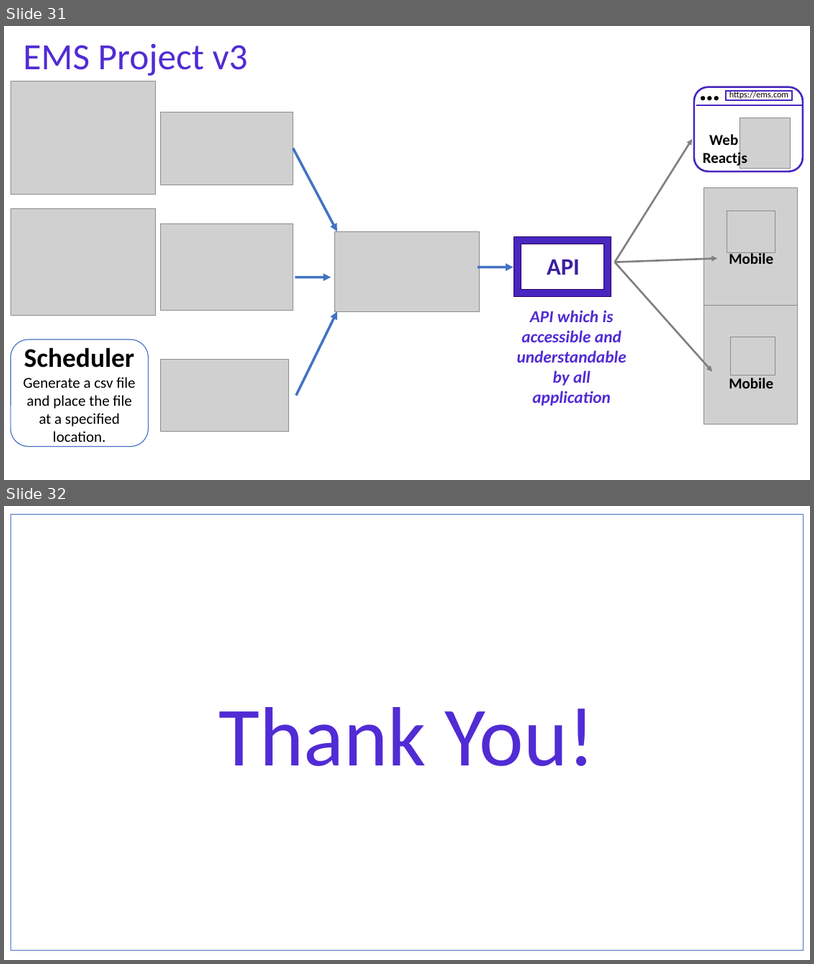
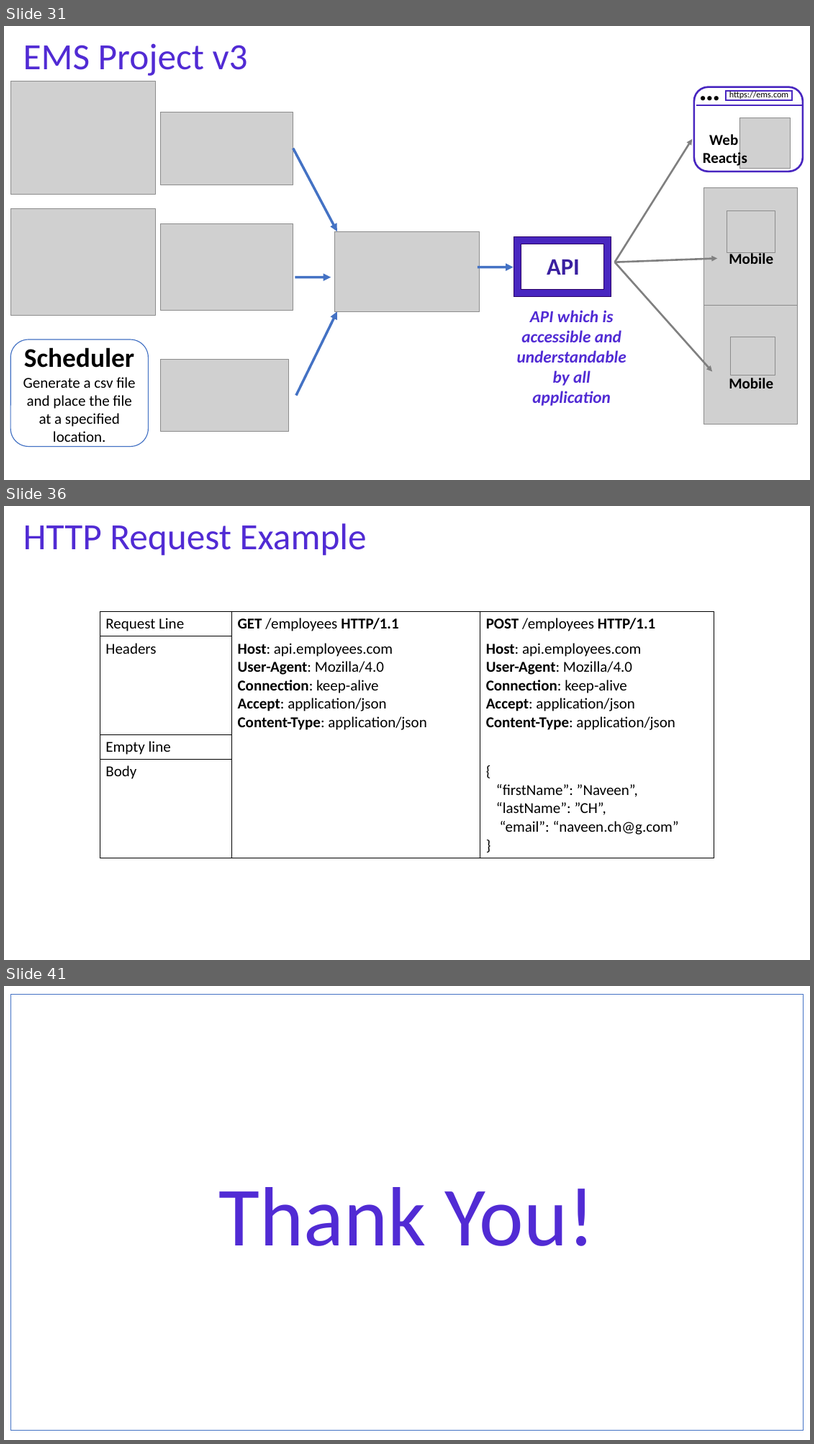
Before and after one commit to NaveenChittimalla/C-Sharp-Fundamentals, a slide deck: docs/C Sharp Programming Language - Fundaments.pptx. Shown one above the other, each under a label of ours: slides 31 and 32 before the commit, slides 31, 36 and 41 after it; the slides between them are not shown. The pictures are 814x964 and 814x1444 pixels, drawn with LibreOffice and Linux fonts; fonts in the diff are those of the drawing; grey boxes stand for pictures. Boxes give left, top, right and bottom in pixels: in the first picture for what was removed or moved away, otherwise in the second. Text is boxed around its words. In the diff, an @@ line names an element or a change of style, - is before the commit and + after.

Commit message:
web api content updated

```diff
--- a/docs/C Sharp Programming Language - Fundaments.pptx
+++ b/docs/C Sharp Programming Language - Fundaments.pptx
@@ slide 36 added at (x1=4, y1=506, x2=810, y2=960), background #FFFFFF @@
@@ text added at (x1=23, y1=523, x2=367, y2=556), 44 pt, text #512BD4 @@
+HTTP Request Example
@@ table added at (x1=100, y1=612, x2=715, y2=854), 4 rows, 3 columns @@
+Request Line | GET /employees HTTP/1.1 | POST /employees HTTP/1.1
+Headers | Host: api.employees.com / User-Agent: Mozilla/4.0 / Connection: keep-alive / Accept: application/json / Content-Type: application/json | Host: api.employees.com / User-Agent: Mozilla/4.0 / Connection: keep-alive / Accept: application/json / Content-Type: application/json
+Empty line |  | 
+Body |  | { / “firstName”: ”Naveen”, / “lastName”: ”CH”, / “email”: “naveen.ch@g.com” / }
@@ what was slide 32 is now slide 41 @@
```
Also in this commit, not shown: 1 slide changed, 8 other slides added, 1 other file.
